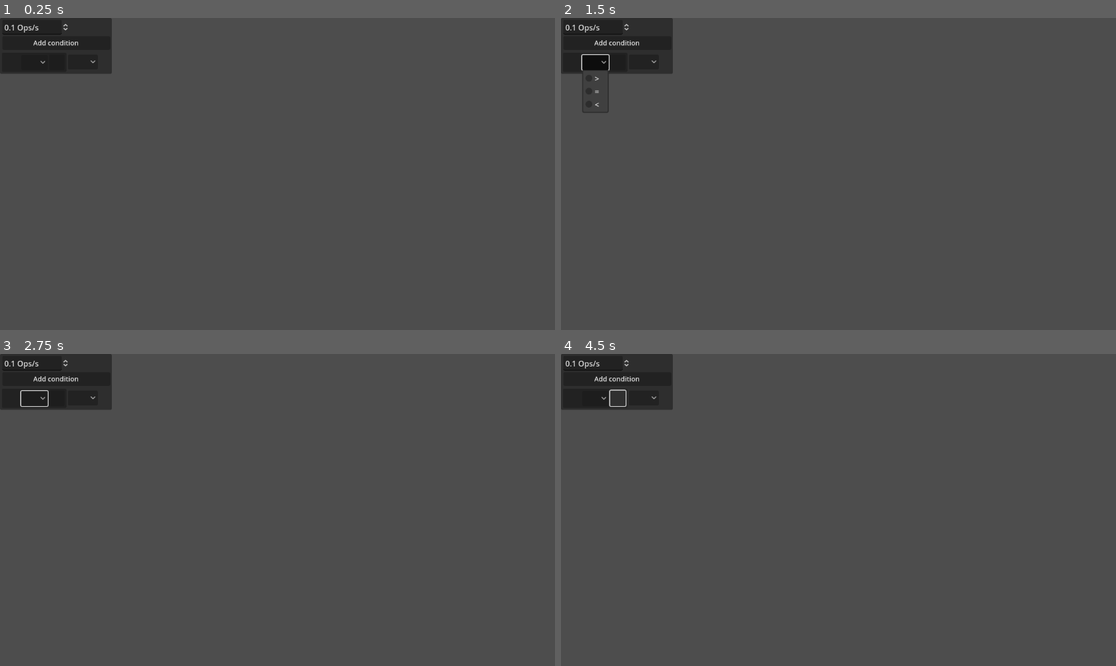
Above: before the commit, frames 1-4 (two rows, left to right).
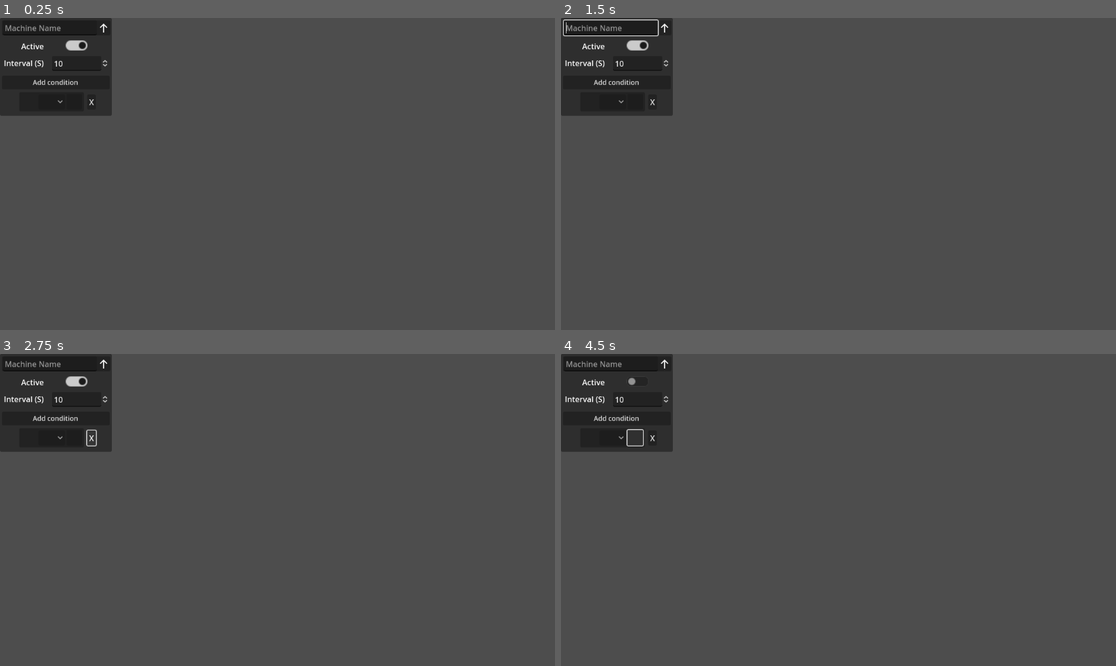
Above: after the commit, the same moments.

Repository: Carth501/The-Big-Grid
Game: Godot game, scene res://scenes/display/ActionMachineEditor.tscn
The game is run twice, just before and just after one commit, with the same random seed, the same clock (stepped at 60 frames per second) and the same inputs. This scene is started directly instead of the project's main scene.
Inputs (mouse positions are in pixels of both pictures, inside the frame that each line leads up to; where the layout moved, square brackets give the same spot in the first picture):
- Up to frame 1 (0.25 s): no input
- Up to frame 2 (1.5 s): click (616, 27) at 0.52 s; click (594, 61) at 1.27 s
- Up to frame 3 (2.75 s): click (88, 438) at 2 s, where only the run after the commit has a clickable "X"
- Up to frame 4 (4.5 s): click (638, 382) at 2.77 s; click "Add condition" at 3.5 s; click (633, 438) [616, 397] at 4.25 s

The runs differ from the first frame. In frame 1, 3.1% of the frame differs, in the area x 0-21%, y 1-32%; in frame 2, 3.3%, in the area x 0-21%, y 0-32%; in frame 3, 3.1%; in frame 4, 3.1%.
Error after the commit: Invalid call. Nonexistent function 'set_running' in base 'Nil'. (res://scripts/display/ActionMachineEditor.gd:18)

Commit message:
Add control options to Machine editor

Diff:
--- a/scenes/ConditionBar.tscn
+++ b/scenes/ConditionBar.tscn
@@ -9,14 +9,10 @@
 [node name="Condition" parent="." instance=ExtResource("1_em8um")]
 layout_mode = 0
 
-[node name="OptionButton" type="OptionButton" parent="."]
+[node name="Button" type="Button" parent="."]
 layout_mode = 0
-offset_left = 137.0
-offset_top = 4.0
-offset_right = 199.0
-offset_bottom = 35.0
-item_count = 2
-popup/item_0/text = "&"
-popup/item_0/id = 0
-popup/item_1/text = "or"
-popup/item_1/id = 1
+offset_left = 141.0
+offset_top = 5.0
+offset_right = 159.0
+offset_bottom = 36.0
+text = "X"
--- a/scenes/display/ActionMachineEditor.tscn
+++ b/scenes/display/ActionMachineEditor.tscn
@@ -1,46 +1,105 @@
-[gd_scene load_steps=3 format=3 uid="uid://dof4bc0xrdtbm"]
+[gd_scene load_steps=4 format=3 uid="uid://dof4bc0xrdtbm"]
 
 [ext_resource type="Script" path="res://scripts/display/ActionMachineEditor.gd" id="1_x85dw"]
+[ext_resource type="PackedScene" uid="uid://ciae7vjp2rl2u" path="res://scenes/display/DropdownArrow.tscn" id="2_nmtv4"]
 [ext_resource type="PackedScene" uid="uid://dd5pvuohxousc" path="res://scenes/ConditionBar.tscn" id="2_ymkdc"]
 
-[node name="ActionMachineEditor" type="Panel" node_paths=PackedStringArray("op_rate_field", "condition_list_container")]
+[node name="ActionMachineEditor" type="Panel" node_paths=PackedStringArray("name_field", "op_rate_field", "condition_list_container")]
 custom_minimum_size = Vector2(232, 116)
 offset_right = 232.0
-offset_bottom = 116.0
+offset_bottom = 203.0
 script = ExtResource("1_x85dw")
-op_rate_field = NodePath("OperationRateField")
+name_field = NodePath("Header/LineEdit")
+op_rate_field = NodePath("IntervalControl/OperationRateField")
 condition_list_container = NodePath("ConditionList")
 
-[node name="OperationRateField" type="SpinBox" parent="."]
-layout_mode = 2
-offset_left = 5.0
-offset_top = 4.0
-offset_right = 144.0
-offset_bottom = 35.0
-min_value = 0.1
-max_value = 1.0
-step = 0.1
-value = 0.1
-suffix = "Ops/s"
+[node name="Header" type="Button" parent="."]
+layout_mode = 0
+offset_left = 4.0
+offset_top = 5.0
+offset_right = 229.0
+offset_bottom = 36.0
+
+[node name="DropdownArrow" parent="Header" instance=ExtResource("2_nmtv4")]
+layout_mode = 1
+offset_left = 201.0
+offset_top = 6.0
+offset_right = -24.0
+offset_bottom = -25.0
+
+[node name="LineEdit" type="LineEdit" parent="Header"]
+layout_mode = 0
+offset_left = 2.0
+offset_right = 197.0
+offset_bottom = 31.0
+placeholder_text = "Machine Name"
 
 [node name="AddConditionButton" type="Button" parent="."]
 layout_mode = 2
-offset_left = 5.0
-offset_top = 38.0
-offset_right = 229.0
-offset_bottom = 66.0
+offset_left = 4.0
+offset_top = 120.0
+offset_right = 228.0
+offset_bottom = 148.0
 theme_override_font_sizes/font_size = 14
 text = "Add condition"
 
 [node name="ConditionList" type="VBoxContainer" parent="."]
 layout_mode = 0
-offset_left = 4.0
-offset_top = 72.0
-offset_right = 4.0
-offset_bottom = 117.0
+offset_left = 40.0
+offset_top = 154.0
+offset_right = 40.0
+offset_bottom = 199.0
 theme_override_constants/separation = 45
 
 [node name="ConditionBar" parent="ConditionList" instance=ExtResource("2_ymkdc")]
 layout_mode = 2
 
-[connection signal="value_changed" from="OperationRateField" to="." method="set_frequency"]
+[node name="ActiveSwitch" type="Control" parent="."]
+anchors_preset = 0
+offset_top = 39.0
+offset_right = 40.0
+offset_bottom = 79.0
+
+[node name="CheckButton" type="CheckButton" parent="ActiveSwitch"]
+layout_mode = 0
+offset_left = 126.0
+offset_right = 170.0
+offset_bottom = 24.0
+scale = Vector2(1.5, 1.5)
+button_pressed = true
+
+[node name="Label" type="Label" parent="ActiveSwitch"]
+layout_mode = 0
+offset_left = 44.0
+offset_top = 8.0
+offset_right = 92.0
+offset_bottom = 31.0
+text = "Active"
+
+[node name="IntervalControl" type="Control" parent="."]
+anchors_preset = 0
+offset_top = 79.0
+offset_right = 40.0
+offset_bottom = 119.0
+
+[node name="Label" type="Label" parent="IntervalControl"]
+layout_mode = 0
+offset_left = 8.0
+offset_top = 3.0
+offset_right = 91.0
+offset_bottom = 26.0
+text = "Interval (S)"
+
+[node name="OperationRateField" type="SpinBox" parent="IntervalControl"]
+layout_mode = 2
+offset_left = 108.0
+offset_right = 226.0
+offset_bottom = 31.0
+min_value = 1.0
+max_value = 10.0
+step = 0.1
+value = 10.0
+
+[connection signal="text_changed" from="Header/LineEdit" to="." method="set_machine_name"]
+[connection signal="toggled" from="ActiveSwitch/CheckButton" to="." method="set_running"]
+[connection signal="value_changed" from="IntervalControl/OperationRateField" to="." method="set_interval"]
--- /dev/null
+++ b/scenes/display/DropdownArrow.tscn
@@ -0,0 +1,20 @@
+[gd_scene load_steps=2 format=3 uid="uid://ciae7vjp2rl2u"]
+
+[ext_resource type="Texture2D" uid="uid://cpfr33ldko3yw" path="res://textures/symbols/Arrow.png" id="1_82hhy"]
+
+[node name="DropdownArrow" type="Control"]
+layout_mode = 3
+anchors_preset = 15
+anchor_right = 1.0
+anchor_bottom = 1.0
+offset_right = -1132.0
+offset_bottom = -628.0
+grow_horizontal = 2
+grow_vertical = 2
+
+[node name="TextureRect" type="TextureRect" parent="."]
+layout_mode = 0
+offset_right = 20.0
+offset_bottom = 20.0
+texture = ExtResource("1_82hhy")
+expand_mode = 1
--- a/scripts/display/ActionMachineEditor.gd
+++ b/scripts/display/ActionMachineEditor.gd
@@ -1,14 +1,21 @@
 class_name Action_Machine_Editor extends Panel
 
+@export var name_field : LineEdit
 @export var op_rate_field : SpinBox
-@export var max_label : Label
 @export var condition_list_container : VBoxContainer
 var condition_bar_path := "res://scenes/ConditionBar.tscn"
 var machine : Machine
 
 func set_machine(new_machine : Machine):
 	machine = new_machine
-	op_rate_field.value = machine.get_frequency()
+	op_rate_field.value = machine.get_interval()
+	name_field.text = machine.get_name()
 
-func set_frequency(value : float):
-	machine.set_frequency(value)
+func set_interval(value : float):
+	machine.set_interval(value)
+
+func set_running(setting : bool):
+	machine.set_running(setting)
+
+func set_machine_name(new_name : String):
+	machine.set_name(new_name)
--- a/scripts/logic/Machine.gd
+++ b/scripts/logic/Machine.gd
@@ -17,11 +17,21 @@
 	action.apply()
 
 func set_interval(interval : float):
-	timer.wait_time = interval
+	if(interval > 10):
+		push_warning("interval too long")
+	elif(interval < 1):
+		push_warning("interval too short")
+	else:
+		timer.wait_time = interval
 
-func get_frequency() -> float:
-	return 1/timer.wait_time
+func get_interval() -> float:
+	return timer.wait_time
 
-func set_frequency(value : float):
-	if(value <= 1 && value > 0):
-		timer.wait_time = 1/value
+func set_running(setting : bool):
+	if(setting):
+		timer.set_paused(false)
+	else:
+		timer.set_paused(true)
+
+func get_running() -> float:
+	return timer.is_stopped()
--- a/scripts/logic/MachineFactory.gd
+++ b/scripts/logic/MachineFactory.gd
@@ -12,6 +12,8 @@
 		machine_registry[action.id] = []
 	machine_registry[action.id].append(new_machine)
 	new_machine_built.emit(new_machine)
+	var new_name := str("machine #", machine_registry[action.id].size())
+	new_machine.set_name(new_name)
 	return new_machine
 
 func get_machines_by_id(id : String) -> Array:
Binary file added: textures/symbols/Arrow.png
Not shown, added: textures/symbols/Arrow.png.import
